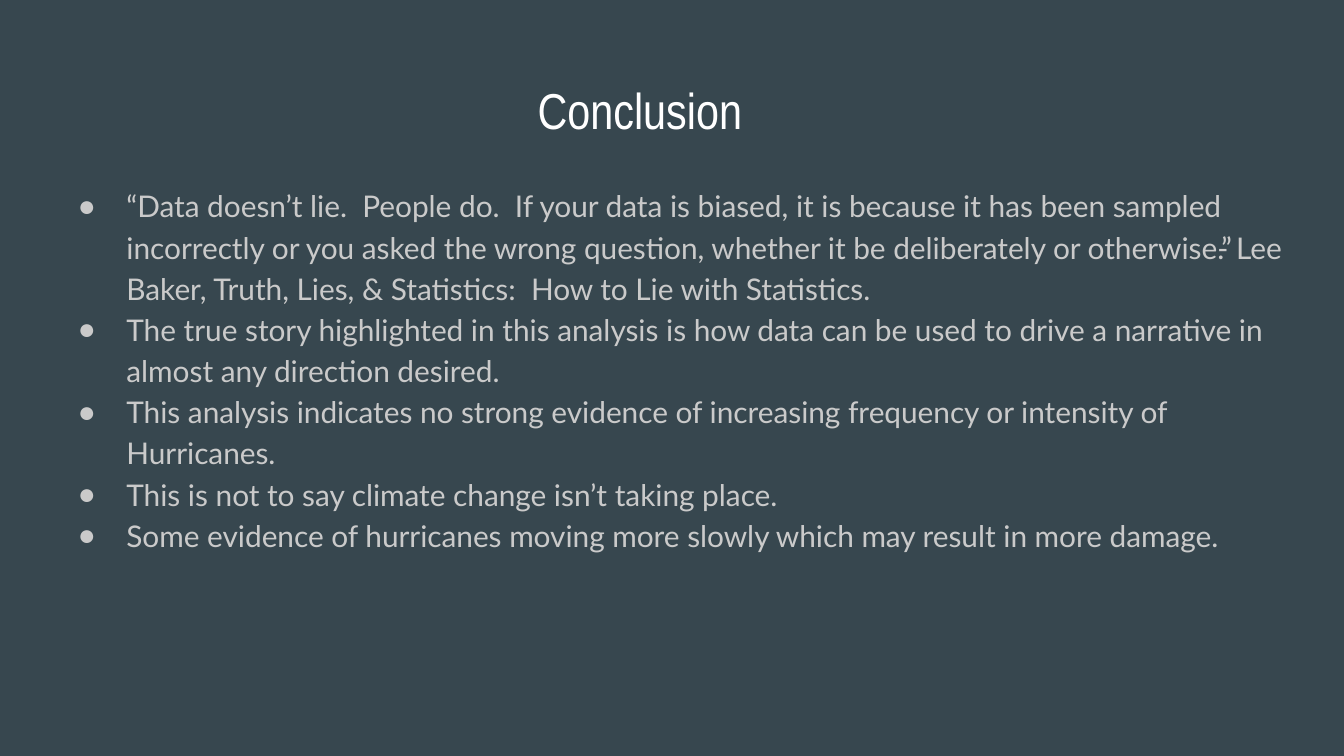
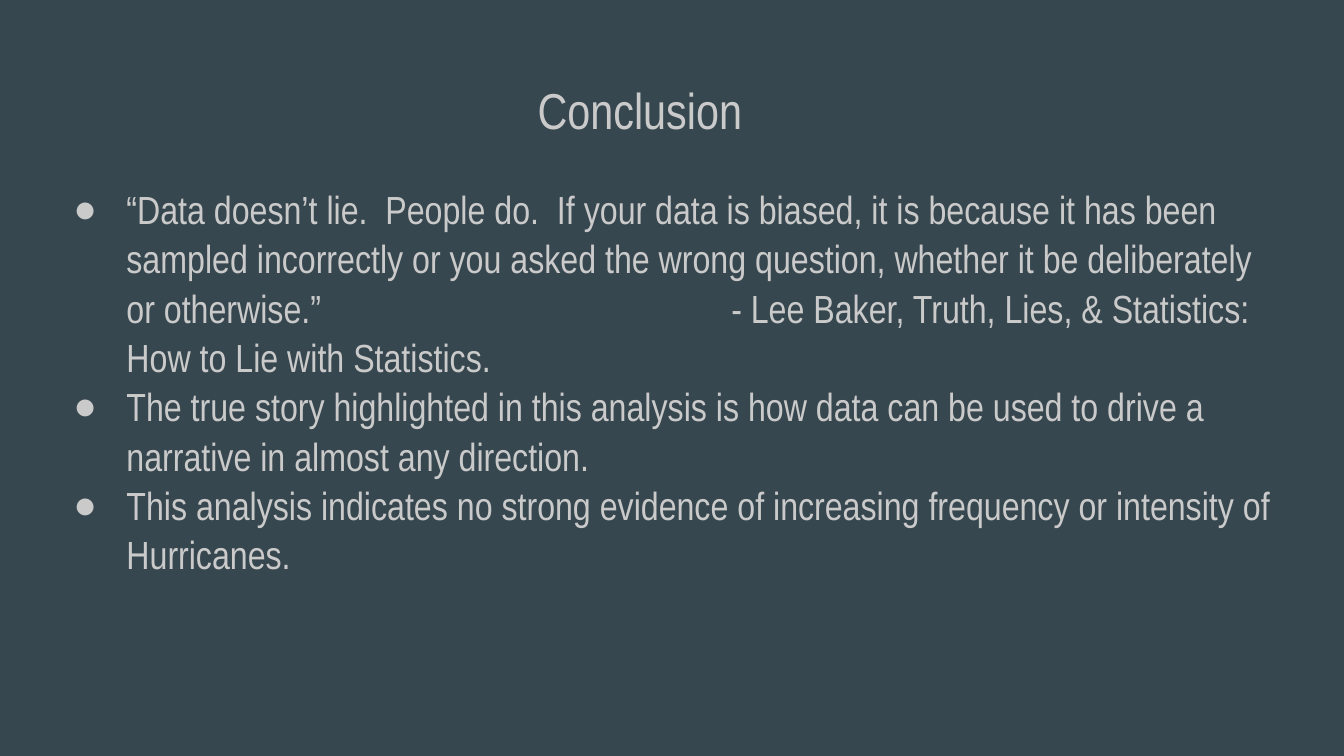
Before and after one commit to cwittmaack12/HurricaneProject, a slide deck: slide 17 of Historical Hurricane Analysis (1).pptx (slide 19 before the commit). Drawn at 1344x756 pixels with LibreOffice and Linux fonts; fonts in the diff are those of the drawing. Boxes give left, top, right and bottom in pixels: in the first picture for what was removed or moved away, otherwise in the second. Text is boxed around its words. In the diff, an @@ line names an element or a change of style, - is before the commit and + after.

```diff
--- a/Historical Hurricane Analysis (1).pptx
+++ b/Historical Hurricane Analysis (1).pptx
@@ title "Conclusion" at [538,92,742,130]: text colour #FFFFFF to #CACACA @@
@@ text at [126,195,1270,570]: size 16 to 21 pt, font Lato to Arial Narrow in "“Data doesn’t lie. People do. If your ...", "This analysis indicates no strong evidence of ..."; indent changed; line spacing 1.15 to 1.05 @@
@@ text at [126,392,1204,478]: text changed; size 16 to 21 pt; font Lato to Arial Narrow @@
-● The true story highlighted in this analysis is how data can be used to drive a narrative in almost any direction desired.
+● The true story highlighted in this analysis is how data can be used to drive a narrative in almost any direction.
@@ text at [126,483,1219,553]: paragraphs removed @@
-● This is not to say climate change isn’t taking place.
-● Some evidence of hurricanes moving more slowly which may result in more damage.
```
Also in this commit, not shown: 11 other slides changed, 5 slides added, 7 slides removed, 7 other files.
